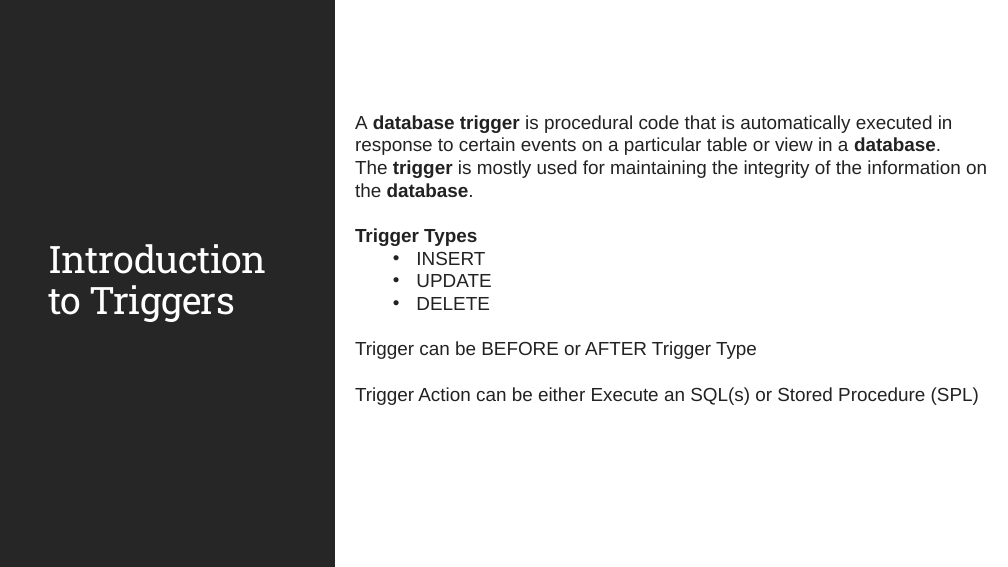
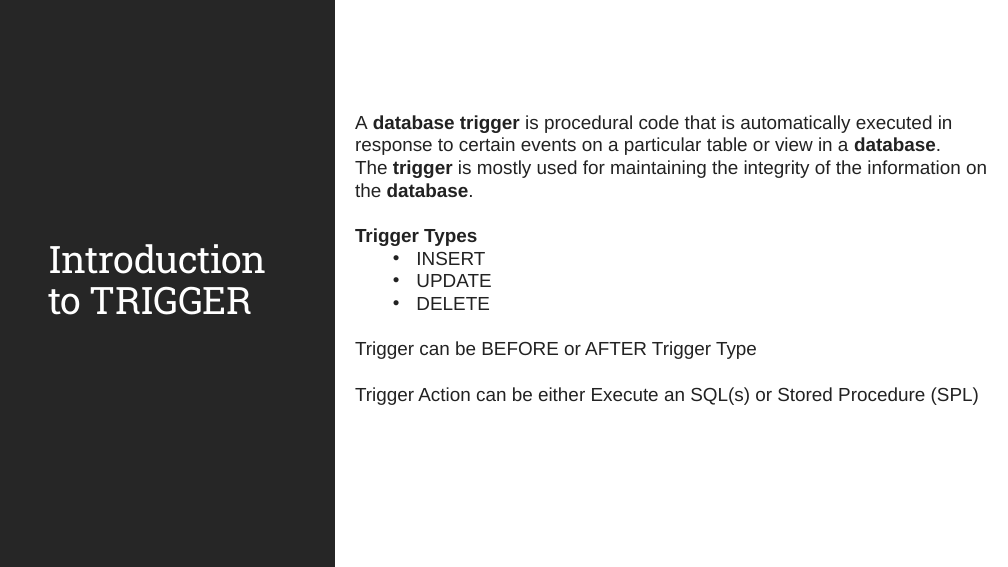
Before and after one commit to JSS-DEVCORE/JdbcExample, a slide deck: slide 30 of docs/JDBC-Insights.pptx. Drawn at 1008x567 pixels with LibreOffice and Linux fonts; fonts in the diff are those of the drawing. Boxes give left, top, right and bottom in pixels: in the first picture for what was removed or moved away, otherwise in the second. Text is boxed around its words. In the diff, an @@ line names an element or a change of style, - is before the commit and + after.

```diff
--- a/docs/JDBC-Insights.pptx
+++ b/docs/JDBC-Insights.pptx
@@ title at [48,244,267,315]: text changed @@
-Introduction to Triggers
+Introduction to TRIGGER
```
Also in this commit, not shown: 1 other slide changed, 1 slide added, 1 other file.
